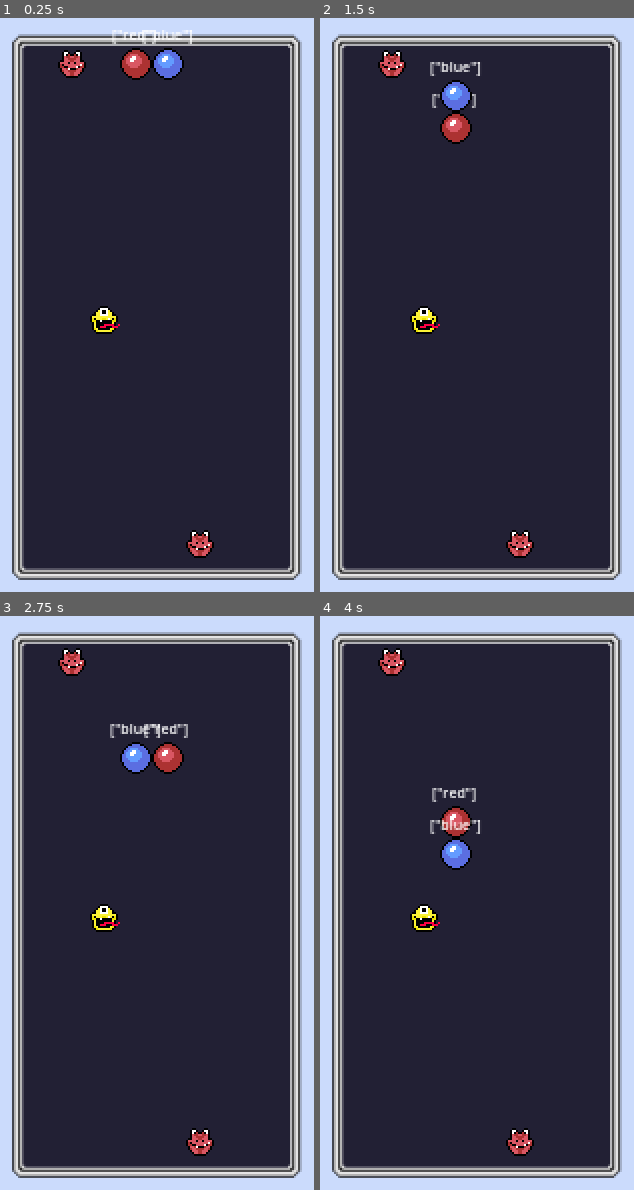
Above: before the commit, frames 1-4 (two rows, left to right).
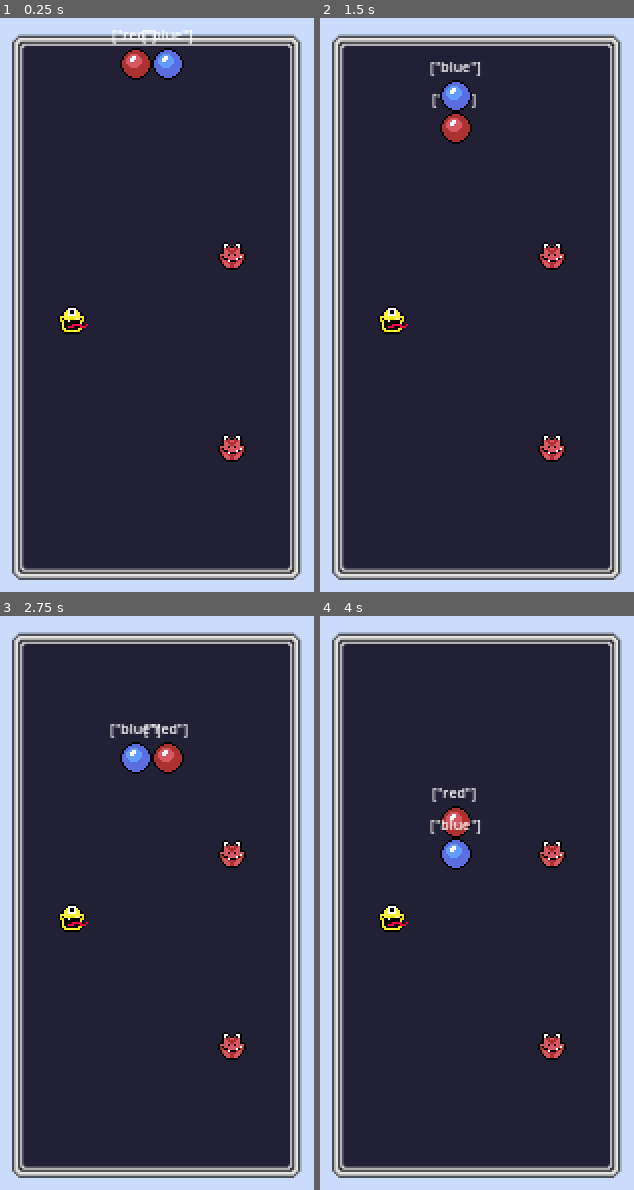
Above: after the commit, the same moments.

Repository: KurzweilTV/GodotWild67
Game: Godot game, scene res://levels/proto.tscn
The game is run twice, just before and just after one commit, with the same random seed, the same clock (stepped at 60 frames per second) and the same inputs.
Inputs (mouse positions are in pixels of both pictures, inside the frame that each line leads up to):
- Up to frame 1 (0.25 s): no input
- Up to frame 2 (1.5 s): tap Enter at 0.5 s; move the mouse to (outside the picture) at 0.52 s; hold D (right) 0.53-1.28 s; hold Space (rotate) 0.53-1.28 s; move the mouse to (outside the picture) at 1.27 s; hold A (left) from 1.28 s (still down); tap S (slam) at 1.35 s
- Up to frame 3 (2.75 s): tap Enter at 2 s; move the mouse to (outside the picture) at 2.02 s; release A (left) at 2.03 s; hold D (right) from 2.03 s (still down); hold Space (rotate) from 2.03 s (still down)
- Up to frame 4 (4 s): move the mouse to (385, 971) at 2.77 s; release Space (rotate) at 2.78 s; tap S (slam) at 2.85 s; tap Enter at 3.5 s; move the mouse to (outside the picture) at 3.52 s; release D (right) at 3.53 s; hold A (left) from 3.53 s (still down); hold Space (rotate) from 3.53 s (still down)

The runs differ from the first frame. In frame 1, 1.9% of the frame differs, in the area x 18-79%, y 5-95%; in frame 2, 1.9%; in frame 3, 1.9%; in frame 4, 1.9%.

Commit message:
everything works. Stop touching it

Diff:
--- a/globals/grid.gd
+++ b/globals/grid.gd
@@ -39,11 +39,12 @@
 	if grid_pos.x >= 0 and grid_pos.x < grid_size.x and grid_pos.y >= 0 and grid_pos.y < grid_size.y:
 		grid[grid_pos.y][grid_pos.x] = occupant
 
-# match handling section
+# Improved match handling section
 func find_and_clear_matches():
 	check_every_row()
 	check_every_column()
 
+# Check and clear matches in every row
 func check_every_row():
 	for y in range(len(grid)):
 		var current_sequence_length = 1
@@ -59,51 +60,45 @@
 				current_sequence_length += 1
 			else:
 				if current_sequence_length >= 4 and current_value != null:  # We found a match!
-					# Clear the sequence
 					for clear_x in range(x - current_sequence_length, x):
-						clear_cell(clear_x, y)  # Use clear_cell here
+						clear_cell(clear_x, y)
 					emit_signal("line_cleared")
 				current_sequence_length = 1
+				current_value = value
 
-			current_value = value
-
-			# Check at the end of the row if the last sequence was long enough
 			if x == len(grid[y]) - 1 and current_sequence_length >= 4 and current_value != null:
 				# Clear the sequence
 				for clear_x in range(x - current_sequence_length + 1, x + 1):
-					clear_cell(clear_x, y)  # Ensure clear_x is used correctly here
+					clear_cell(clear_x, y)
 				emit_signal("line_cleared")
-		current_value = null
+		# No need to reset current_value here as it's already null for the next iteration
 
-
+# Check and clear matches in every column
 func check_every_column():
 	for x in range(grid_size.x):
 		var current_sequence_length = 1
 		var current_value = null
 
 		for y in range(grid_size.y):
-			var cell = grid[y][x]  # Accessing each cell
+			var cell = grid[y][x]
 			var value = null
 			if cell != null and typeof(cell) == TYPE_DICTIONARY and cell.size() > 0:
 				value = cell.values()[0]
 
-			# Check if the current cell continues the sequence
 			if y > 0 and value == current_value:
 				current_sequence_length += 1
 			else:
-				# If a sequence was found before this cell
 				if current_sequence_length >= 4 and current_value != null:
 					# Clear the sequence
 					for clear_y in range(y - current_sequence_length, y):
 						clear_cell(x, clear_y)
 					emit_signal("line_cleared")
-				# Reset for the next sequence
 				current_sequence_length = 1
 				current_value = value
 
-		# Check at the end of the column if the last sequence was long enough
+		# After the for loop, y is no longer defined. To fix the error, use grid_size.y instead of y
+		# because we want to clear to the end of the column if there's a match at the end.
 		if current_sequence_length >= 4 and current_value != null:
-			# Clear the sequence at the end of the column
 			for clear_y in range(grid_size.y - current_sequence_length, grid_size.y):
 				clear_cell(x, clear_y)
 			emit_signal("line_cleared")
@@ -111,7 +106,6 @@
 
 func clear_cell(x, y):
 	var cell = grid[y][x]
-	# Assuming each cell might store a node reference along with its data
 	if cell != null and typeof(cell) == TYPE_DICTIONARY and "node" in cell:
 		var node = cell["node"]
 		if is_instance_valid(node):
--- a/levels/proto.tscn
+++ b/levels/proto.tscn
@@ -13,3 +13,4 @@
 
 [node name="Gameboard" parent="." instance=ExtResource("2_rdsck")]
 position = Vector2(267, 172)
+metadata/_edit_lock_ = true
--- a/scenes/Pellet.tscn
+++ b/scenes/Pellet.tscn
@@ -6,42 +6,37 @@
 script/source = "extends Sprite2D
 
 var pellet_color = \"\"
-var piece_type : Dictionary
+var piece_type: Dictionary
 
 func _ready() -> void:
-	piece_type = {\"pill\":pellet_color}
+	piece_type = {\"pellet\": pellet_color}
 	match pellet_color:
 		\"red\": frame = 0
 		\"blue\": frame = 1
 		\"yellow\": frame = 2
-
+	# Set the initial grid position of the pellet as occupied.
+	var start_grid_pos = Grid.position_to_grid(position)
+	Grid.set_cell_occupied(start_grid_pos, piece_type)
 
 func move_down() -> void:
-	var old_position = position
-	var new_position = position + Vector2(0, 16)  # Moving down by 16 pixels
+	var new_position = position + Vector2(0, 16)
+	var new_grid_pos = Grid.position_to_grid(new_position)
 
 	if can_move_to(new_position):
-		position = new_position  # Update the Sprite's position
-
-		# Convert positions to grid coordinates
-		var old_grid_pos = Grid.position_to_grid(old_position)
-		var new_grid_pos = Grid.position_to_grid(new_position)
-
-		clear_cell(old_grid_pos)  # Clear the old position in the grid
-		Grid.set_cell_occupied(new_grid_pos, {\"pill\": pellet_color})  # Mark the new position as occupied
+		var old_grid_pos = Grid.position_to_grid(position)
+		Grid.clear_cell(old_grid_pos.x, old_grid_pos.y)
+		position = new_position
+		Grid.set_cell_occupied(new_grid_pos, piece_type)
+	else:
+		Grid.find_and_clear_matches()
 
 
 func can_move_to(new_position: Vector2) -> bool:
 	var grid_pos = Grid.position_to_grid(new_position)
 	return not Grid.is_cell_occupied(grid_pos)
 
-func clear_cell(grid_pos):
-	Grid.grid[grid_pos.y][grid_pos.x] = null
-
-
 func _on_ticker_timeout() -> void:
 	move_down()
-	Grid.find_and_clear_matches()
 "
 
 [node name="Pellet" type="Sprite2D"]
--- a/scenes/gameboard.tscn
+++ b/scenes/gameboard.tscn
@@ -7,6 +7,7 @@
 
 [node name="Gameboard" type="Node2D"]
 script = ExtResource("1_mxnh0")
+metadata/_edit_lock_ = true
 
 [node name="Sprite2D" type="Sprite2D" parent="."]
 texture = ExtResource("2_x78yu")
@@ -14,13 +15,13 @@
 offset = Vector2(-13.77, -14.26)
 
 [node name="Parasite" parent="." instance=ExtResource("3_lx6b8")]
-position = Vector2(32, 128)
+position = Vector2(16, 128)
 
 [node name="Parasite2" parent="." instance=ExtResource("3_lx6b8")]
-position = Vector2(16, 0)
+position = Vector2(96, 96)
 
 [node name="Parasite3" parent="." instance=ExtResource("3_lx6b8")]
-position = Vector2(80, 240)
+position = Vector2(96, 192)
 
 [node name="Sounds" type="Node" parent="."]
 
--- a/scripts/gameboard.gd
+++ b/scripts/gameboard.gd
@@ -53,9 +53,7 @@
 				pellet.position = Grid.grid_to_position(Vector2(x, y))
 				pellet.pellet_color = cell["pellet"]
 				add_child(pellet)
-				# Update the cell to include a reference to the spawned node and a "spawned" flag
 				Grid.grid[y][x] = {"pellet": cell["pellet"], "spawned": true, "node": pellet}
-
 
 # signal functions
 func _on_line_cleared() -> void:
